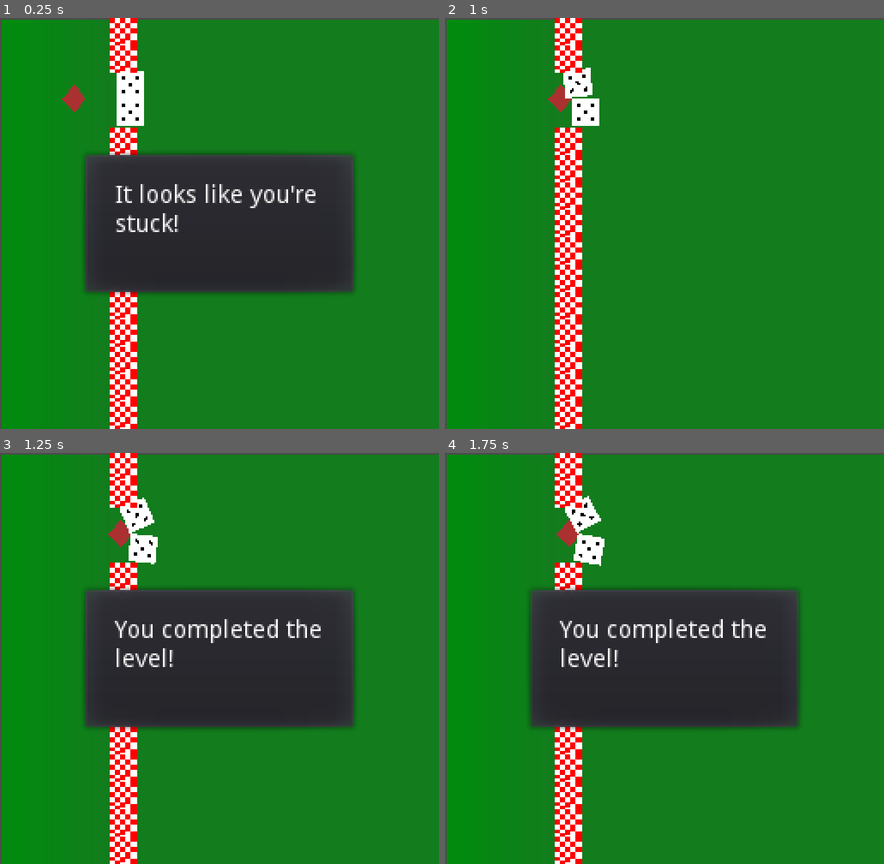
Above: before the commit, frames 1-4 (two rows, left to right).
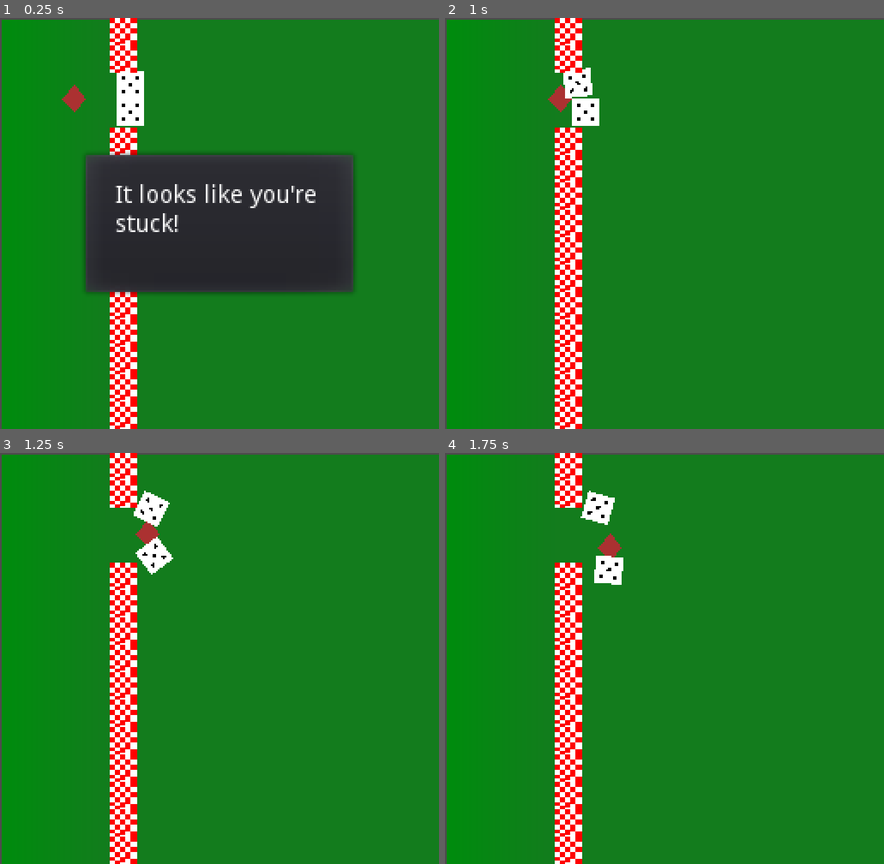
Above: after the commit, the same moments.

Repository: jonathandavidlewis/pair-programming-jam-00
Game: Godot game, scene res://src/Main.tscn
Same seed, same stepped clock (60 frames per second), same inputs: the game is played once before the commit and once after it.
Inputs:
- Up to frame 1 (0.25 s): no input
- Up to frame 2 (1 s): tap Enter (ui_accept) at 0.5, 0.77 s; hold Right (ui_right) from 0.53 s (still down)
- Up to frame 3 (1.25 s): keep holding Right (ui_right)
- Up to frame 4 (1.75 s): release Right (ui_right) at 1.28 s; hold Down (ui_down) from 1.28 s (still down); tap Enter (ui_accept) at 1.52 s

Frames 1-2 are identical in both runs. In frame 3, 22% of the frame differs, in the area x 19-81%, y 9-68%; in frame 4, 23%.

Commit message:
Fix bug triggering area multiple times

Diff:
--- a/project/src/Goal.gd
+++ b/project/src/Goal.gd
@@ -5,4 +5,5 @@
 
 
 func _on_Goal_body_entered(body:Node) -> void:
-	Signals.emit_signal("goal_completed", self.name)
+	if body.is_in_group("Player"):
+		Signals.emit_signal("goal_completed", self.name)
--- a/project/src/PlayerChar.tscn
+++ b/project/src/PlayerChar.tscn
@@ -3,7 +3,7 @@
 [ext_resource path="res://asset/diamond.png" type="Texture" id=1]
 [ext_resource path="res://src/PlayerChar.gd" type="Script" id=2]
 
-[node name="PlayerChar" type="KinematicBody2D"]
+[node name="PlayerChar" type="KinematicBody2D" groups=["Player"]]
 script = ExtResource( 2 )
 MAX_VELOCITY = 5000
 
